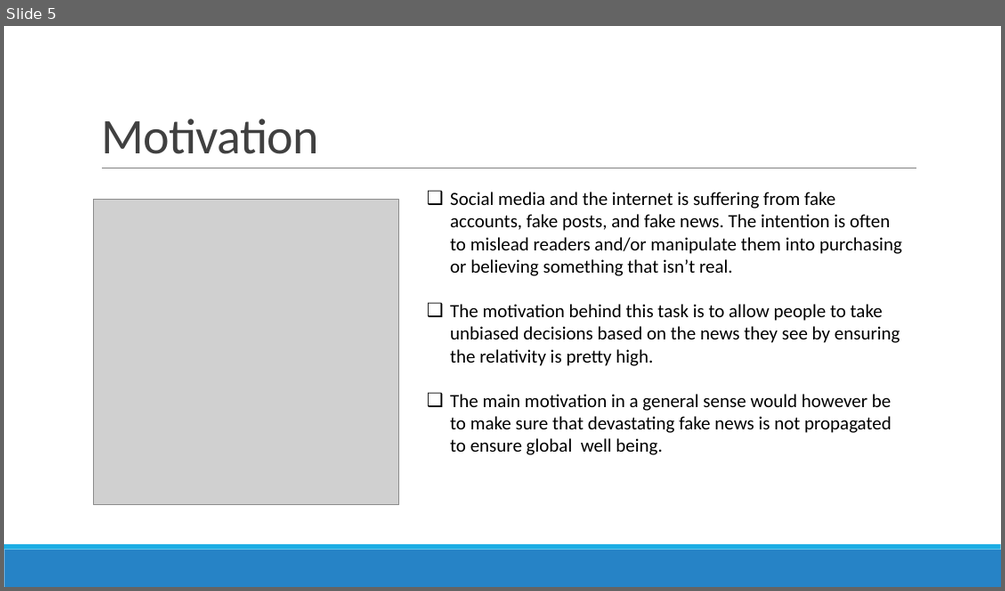
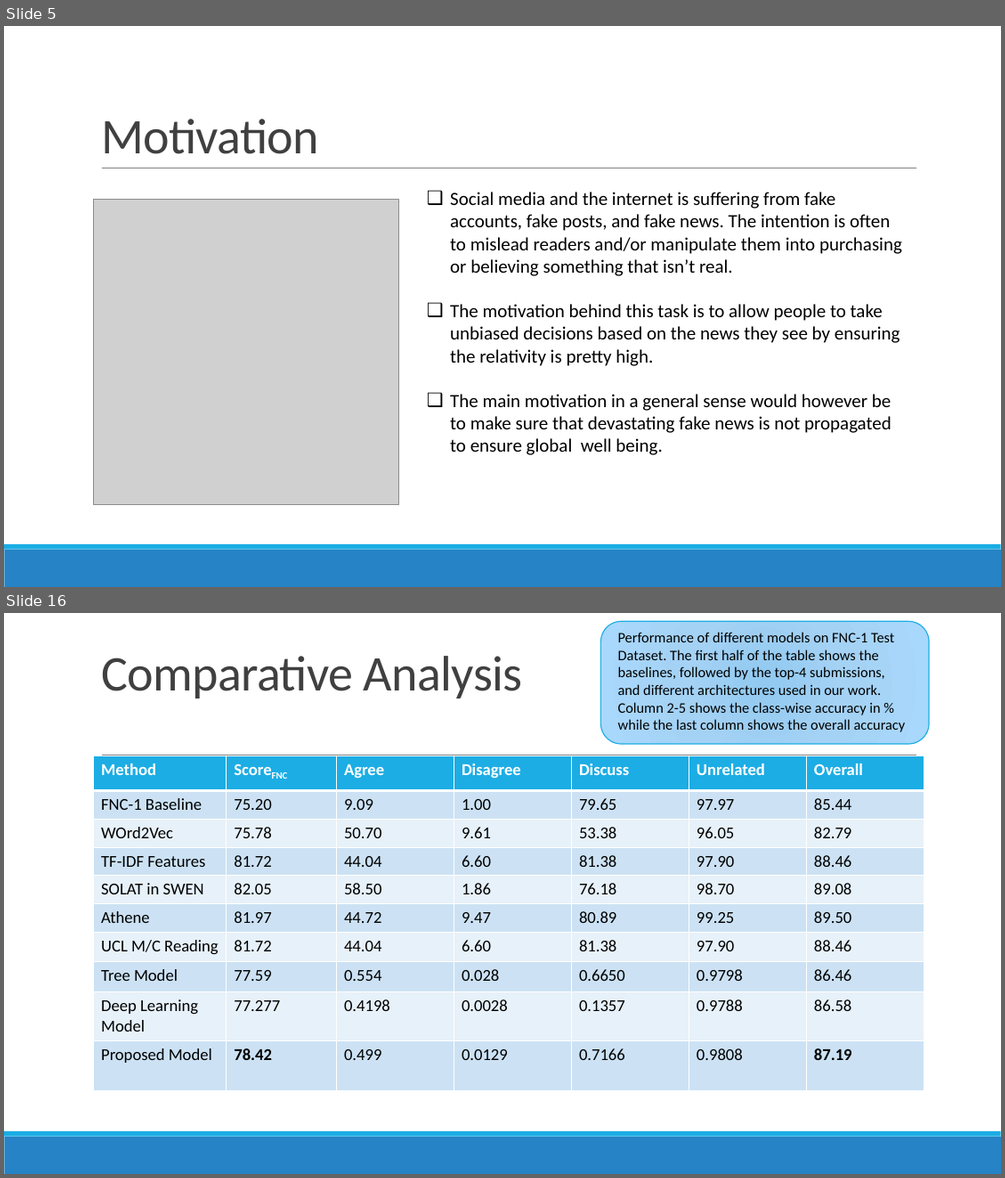
Before and after one commit to amansh45/fnc, a slide deck: SMAIPro.pptx. Shown one above the other, each under a label of ours: slide 5 before the commit, slides 5 and 16 after it; the slides between them are not shown. The pictures are 1005x591 and 1005x1178 pixels, drawn with LibreOffice and Linux fonts; fonts in the diff are those of the drawing; grey boxes stand for pictures. Boxes give left, top, right and bottom in pixels: in the first picture for what was removed or moved away, otherwise in the second. Text is boxed around its words. In the diff, an @@ line names an element or a change of style, - is before the commit and + after.

```diff
--- a/SMAIPro.pptx
+++ b/SMAIPro.pptx
@@ slide 16 added at (4, 613, 1001, 1174), background #FFFFFF; not listed: 3 template elements that a slide beside it also shows @@
@@ rounded rectangle added at (600, 621, 929, 744), fill gradient #92C9F0 to #A4D3F5 to #A9D9FD, outline #1CADE4 1 pt @@
@@ text added at (618, 632, 906, 732), 14 pt, text #000000 @@
+Performance of diﬀerent models on FNC-1 Test Dataset. The ﬁrst half of the table shows the baselines, followed by the top-4 submissions, and diﬀerent architectures used in our work. Column 2-5 shows the class-wise accuracy in % while the last column shows the overall accuracy
@@ title added at (101, 656, 523, 698), 48 pt, text #404040 @@
+Comparative Analysis
@@ table added at (94, 755, 923, 1091), 10 rows, 7 columns @@
+Method | ScoreFNC | Agree | Disagree | Discuss | Unrelated | Overall
+FNC-1 Baseline | 75.20 | 9.09 | 1.00 | 79.65 | 97.97 | 85.44
+WOrd2Vec | 75.78 | 50.70 | 9.61 | 53.38 | 96.05 | 82.79
+TF-IDF Features | 81.72 | 44.04 | 6.60 | 81.38 | 97.90 | 88.46
+SOLAT in SWEN | 82.05 | 58.50 | 1.86 | 76.18 | 98.70 | 89.08
+Athene | 81.97 | 44.72 | 9.47 | 80.89 | 99.25 | 89.50
+UCL M/C Reading | 81.72 | 44.04 | 6.60 | 81.38 | 97.90 | 88.46
+Tree Model | 77.59 | 0.554 | 0.028 | 0.6650 | 0.9798 | 86.46
+Deep Learning Model | 77.277 | 0.4198 | 0.0028 | 0.1357 | 0.9788 | 86.58
+Proposed Model | 78.42 | 0.499 | 0.0129 | 0.7166 | 0.9808 | 87.19
```
Also in this commit, not shown: 2 slides changed, 12 other slides added, 4 slides removed.
